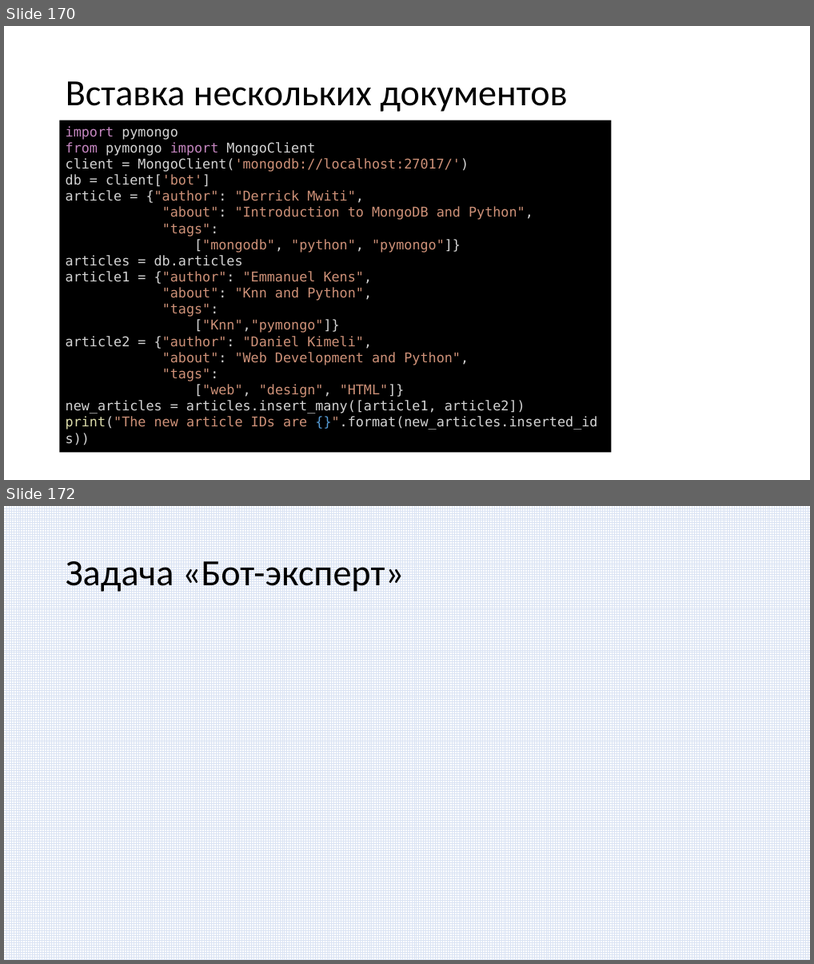
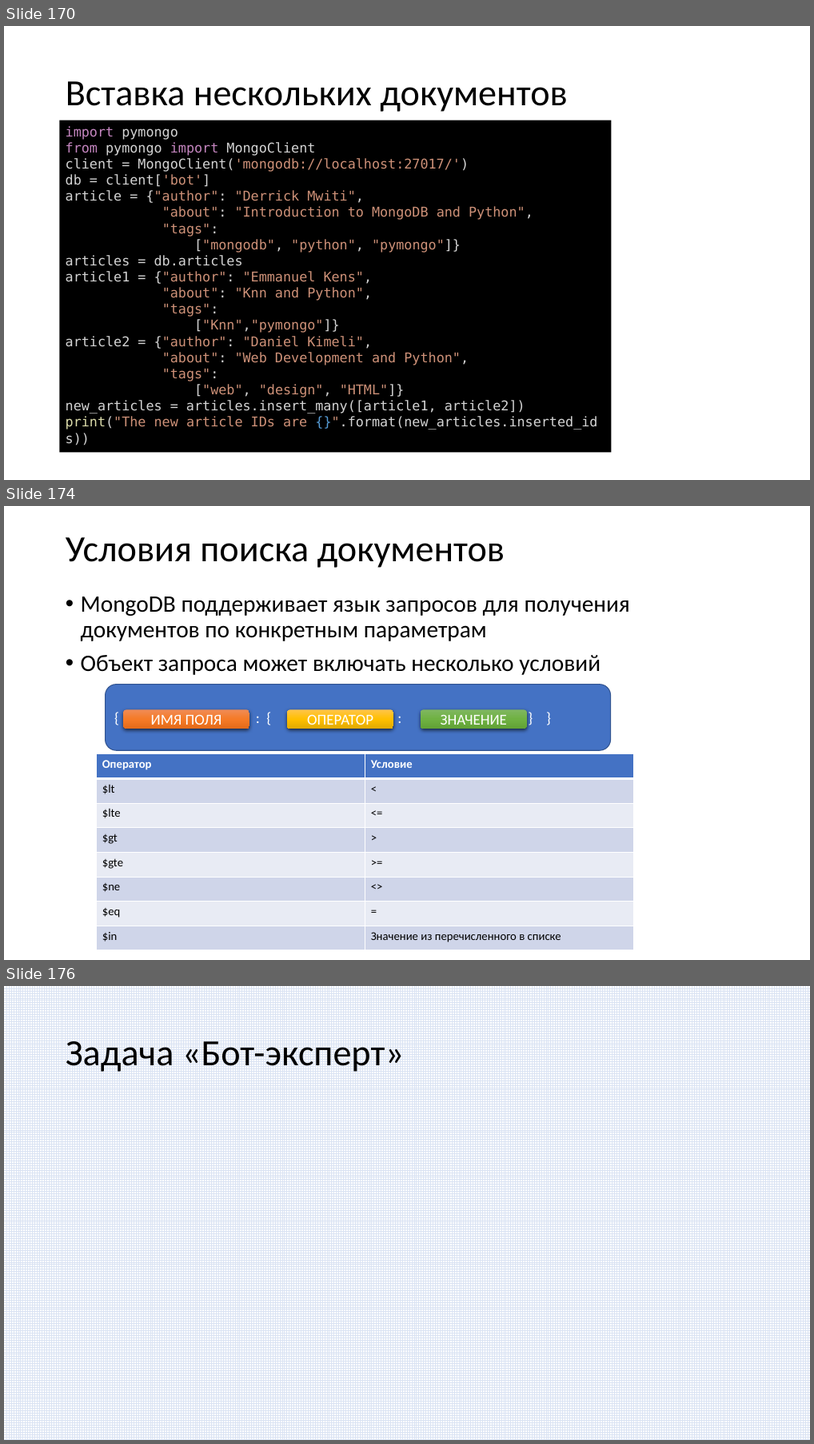
Before and after one commit to paveltsytovich/telegram-course, a slide deck: Presentation/Разработка ботов для телеграмм на Python.pptx. Shown one above the other, each under a label of ours: slides 170 and 172 before the commit, slides 170, 174 and 176 after it; the slides between them are not shown. The pictures are 814x964 and 814x1444 pixels, drawn with LibreOffice and Linux fonts; fonts in the diff are those of the drawing. Boxes give left, top, right and bottom in pixels: in the first picture for what was removed or moved away, otherwise in the second. Text is boxed around its words. In the diff, an @@ line names an element or a change of style, - is before the commit and + after.

Commit message:
Слайды про поиск по условию

```diff
--- a/Presentation/Разработка ботов для телеграмм на Python.pptx
+++ b/Presentation/Разработка ботов для телеграмм на Python.pptx
@@ slide 174 added at (x1=4, y1=506, x2=810, y2=960), background #FFFFFF @@
@@ title added at (x1=66, y1=537, x2=505, y2=568), 44 pt, text #000000 @@
+Условия поиска документов
@@ text added at (x1=81, y1=596, x2=630, y2=675), 28 pt, text #000000 @@
+• MongoDB поддерживает язык запросов для получения документов по конкретным параметрам
+• Объект запроса может включать несколько условий
@@ group added at (x1=105, y1=684, x2=610, y2=751): 4 rounded rectangles @@
+{ : { : } }
+ИМЯ ПОЛЯ
+ОПЕРАТОР
+ЗНАЧЕНИЕ
@@ table added at (x1=96, y1=754, x2=633, y2=950), 8 rows, 2 columns @@
+Оператор | Условие
+$lt | <
+$lte | <=
+$gt | >
+$gte | >=
+$ne | <>
+$eq | =
+$in | Значение из перечисленного в списке
@@ what was slide 172 is now slide 176 @@
```
Also in this commit, not shown: 4 other slides added, 1 slide removed.
